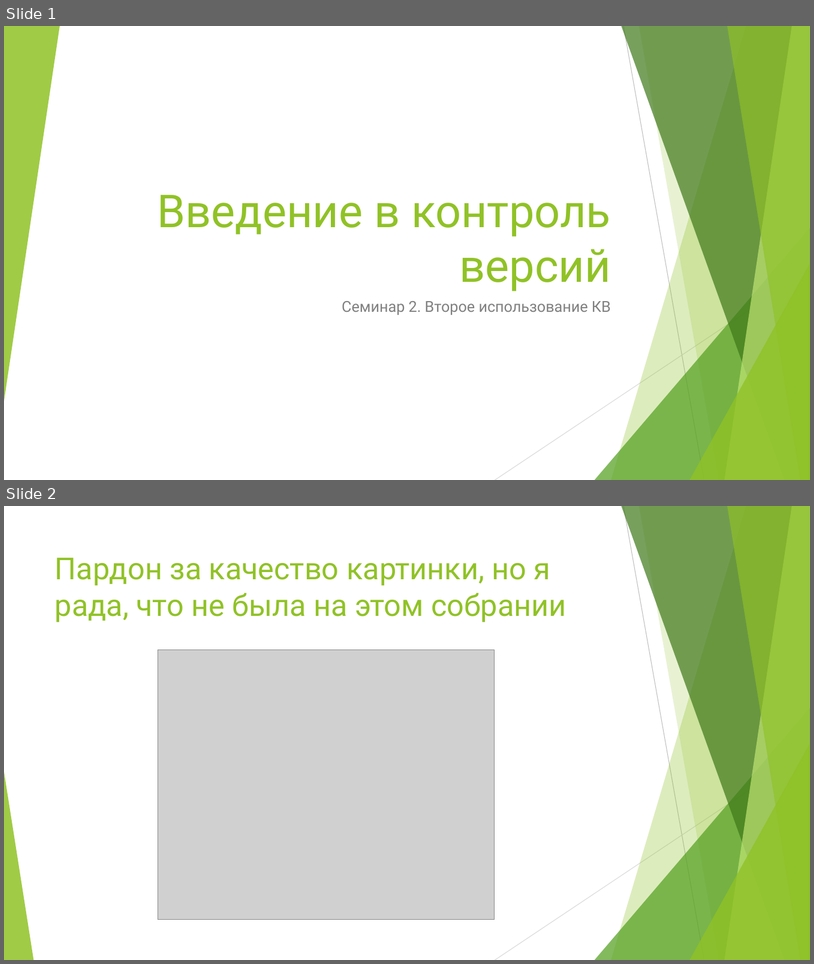
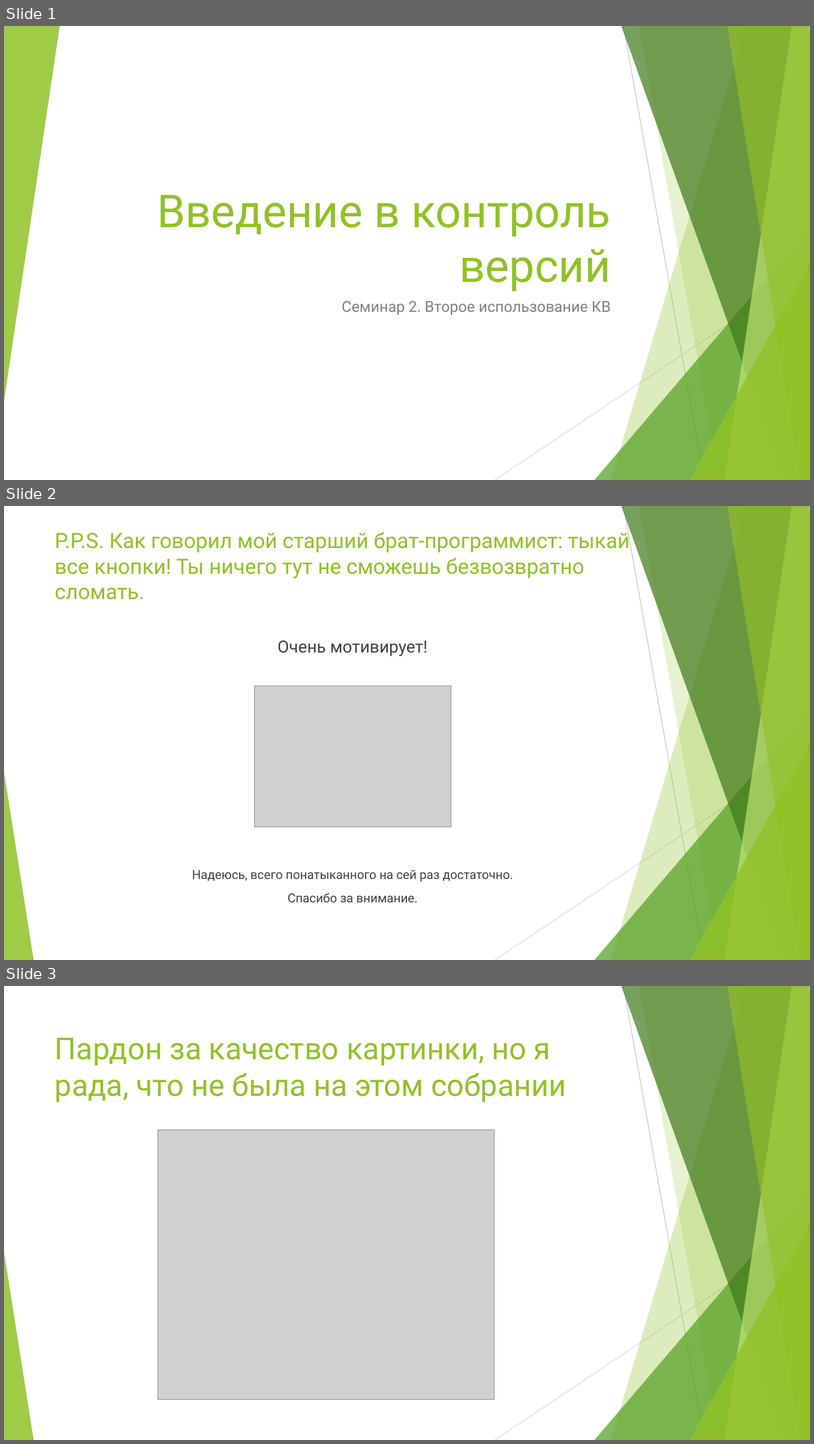
Before and after one commit to VladislavVinyukov/ProjectTest, a slide deck: SecondSeminar.pptx. Shown one above the other, each under a label of ours: slides 1 and 2 before the commit, slides 1, 2 and 3 after it. The pictures are 814x964 and 814x1444 pixels, drawn with LibreOffice and Linux fonts; fonts in the diff are those of the drawing; grey boxes stand for pictures. Boxes give left, top, right and bottom in pixels: in the first picture for what was removed or moved away, otherwise in the second. Text is boxed around its words. In the diff, an @@ line names an element or a change of style, - is before the commit and + after.

Commit message:
added the last slide

```diff
--- a/SecondSeminar.pptx
+++ b/SecondSeminar.pptx
@@ slide 2 added at (x1=4, y1=506, x2=810, y2=960), background #FFFFFF; not listed: 10 template elements that a slide beside it also shows @@
@@ title added at (x1=55, y1=529, x2=630, y2=600), 25.2 pt, text #90C226 @@
+P.P.S. Как говорил мой старший брат-программист: тыкай все кнопки! Ты ничего тут не сможешь безвозвратно сломать.
@@ text added at (x1=278, y1=640, x2=428, y2=656), 20 pt, text #404040 @@
+Очень мотивирует!
@@ picture added at (x1=254, y1=685, x2=451, y2=826) @@
@@ text added at (x1=192, y1=870, x2=514, y2=902), 14.8 pt, text #404040 @@
+Надеюсь, всего понатыканного на сей раз достаточно.
+Спасибо за внимание.
@@ what was slide 2 is now slide 3 @@
```
